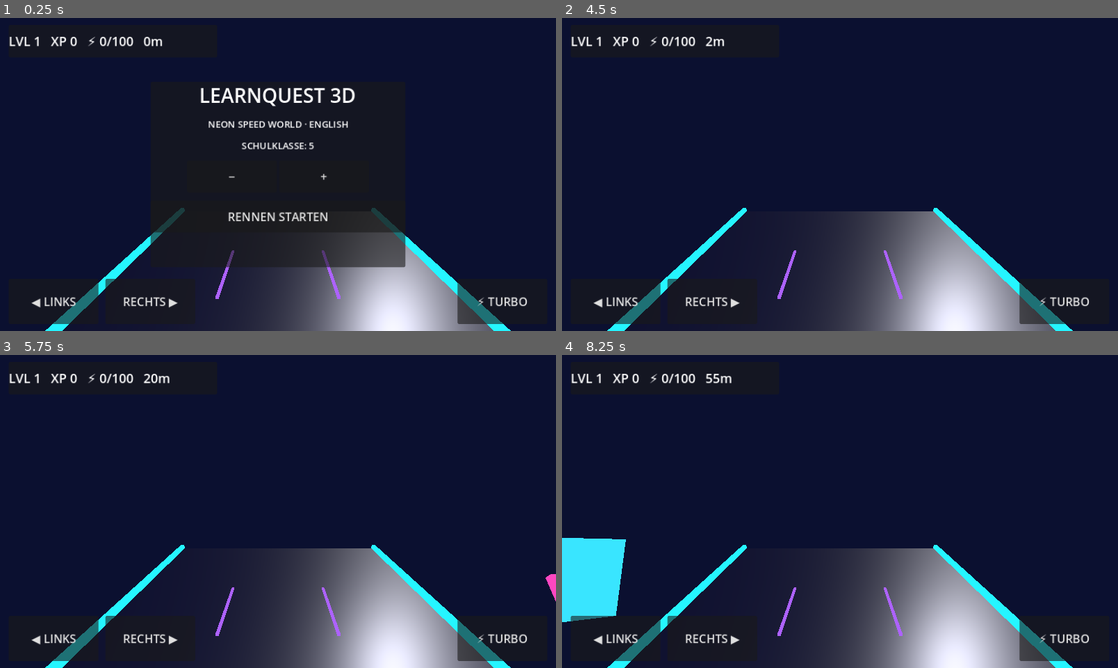
Above: before the commit, frames 1-4 (two rows, left to right).
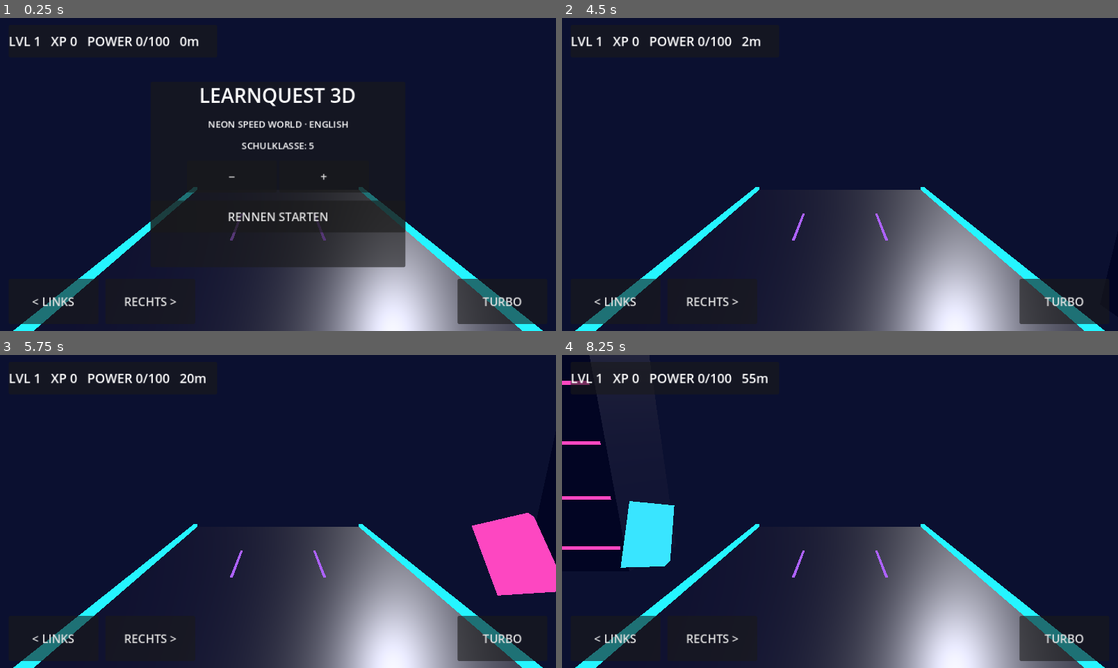
Above: after the commit, the same moments.

Repository: mtothek0703/learnquest-unity-web
Game: Godot game, scene res://main.tscn
The game is run twice, just before and just after one commit, with the same random seed, the same clock (stepped at 60 frames per second) and the same inputs.
Inputs (mouse positions are in pixels of both pictures, inside the frame that each line leads up to):
- Up to frame 1 (0.25 s): no input
- Up to frame 2 (4.5 s): click "⚡ TURBO" (after the commit: "TURBO") at 0.5 s; click (712, 302) at 1.25 s, where only the run before the commit has a clickable "RECHTS ▶"; click (712, 302) at 2 s, where only the run after the commit has a clickable "RECHTS >"; click "−" at 2.75 s; click "+" at 3.5 s; click "RENNEN STARTEN" at 4.25 s
- Up to frame 3 (5.75 s): hold Right from 5.03 s (still down)
- Up to frame 4 (8.25 s): release Right at 5.78 s; hold S 5.78-6.53 s; hold Right 6.53-8.03 s; hold Left from 8.03 s (still down)

The runs differ from the first frame. In frame 1, 5.5% of the frame differs, in the area x 2-98%, y 6-100%; in frame 2, 6.7%; in frame 3, 9.5%; in frame 4, 11%, in the area x 0-98%, y 6-100%.

Commit message:
fix(godot): improve follow camera and city visibility, remove missing mobile glyphs

Diff:
--- a/godot/world.gd
+++ b/godot/world.gd
@@ -87,9 +87,9 @@
     add_child(sun)
 
     var camera := Camera3D.new()
-    camera.position = Vector3(0, 5.1, 11)
+    camera.position = Vector3(0, 4.5, 8.5)
     camera.rotation_degrees = Vector3(-12, 180, 0)
-    camera.look_at(Vector3(0, 1, -18))
+    camera.look_at(Vector3(0, 1.1, -8))
     camera.fov = 63
     add_child(camera)
     camera.current = true
@@ -124,7 +124,7 @@
         var z := 10.0 - i * 6.5
         var height := float(7 + (i % 5) * 3)
         var root := Node3D.new()
-        root.position = Vector3(side * (11 + (i % 3) * 4), 0, z)
+        root.position = Vector3(side * (8 + (i % 3) * 2), 0, z)
         moving.add_child(root)
         cube(root, Vector3(0, height / 2.0, 0), Vector3(3.0, height, 3.0), Color("#202443"))
         for floor_index in range(1, int(height), 2):
@@ -169,12 +169,12 @@
     controls.offset_right = -15
     controls.add_theme_constant_override("separation", 12)
     canvas.add_child(controls)
-    _make_button("◀ LINKS", func(): _shift(-1), controls)
-    _make_button("RECHTS ▶", func(): _shift(1), controls)
+    _make_button("< LINKS", func(): _shift(-1), controls)
+    _make_button("RECHTS >", func(): _shift(1), controls)
     var spacer := Control.new()
     spacer.size_flags_horizontal = Control.SIZE_EXPAND_FILL
     controls.add_child(spacer)
-    _make_button("⚡ TURBO", _use_turbo, controls)
+    _make_button("TURBO", _use_turbo, controls)
 
     splash = PanelContainer.new()
     splash.set_anchors_and_offsets_preset(Control.PRESET_CENTER)
@@ -287,7 +287,7 @@
 
 func _refresh_hud() -> void:
     if hud != null:
-        hud.text = "LVL %d   XP %d   ⚡ %d/100   %dm" % [1 + xp / 200, xp, power, int(distance)]
+        hud.text = "LVL %d   XP %d   POWER %d/100   %dm" % [1 + xp / 200, xp, power, int(distance)]
 
 func _process(delta: float) -> void:
     if feedback_time > 0:
